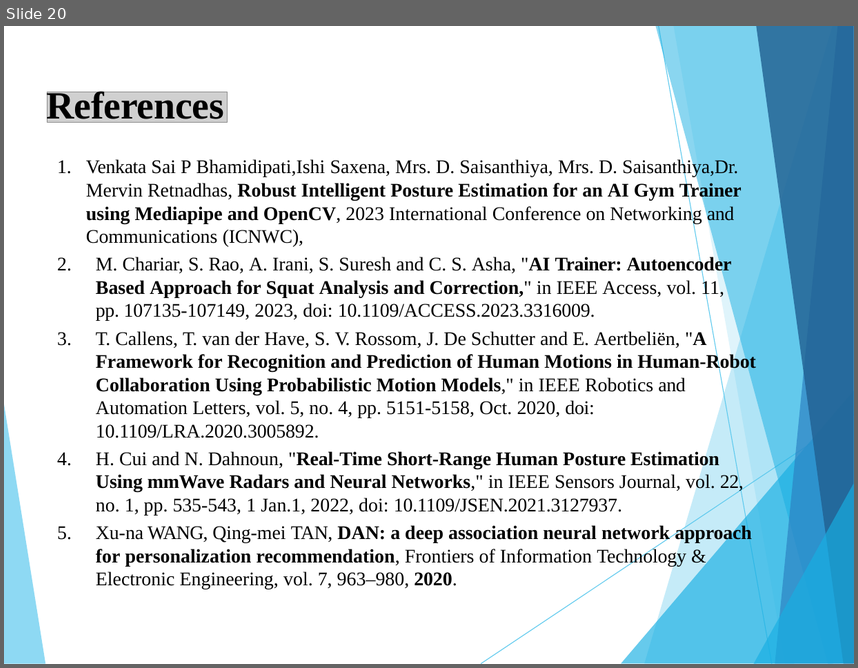
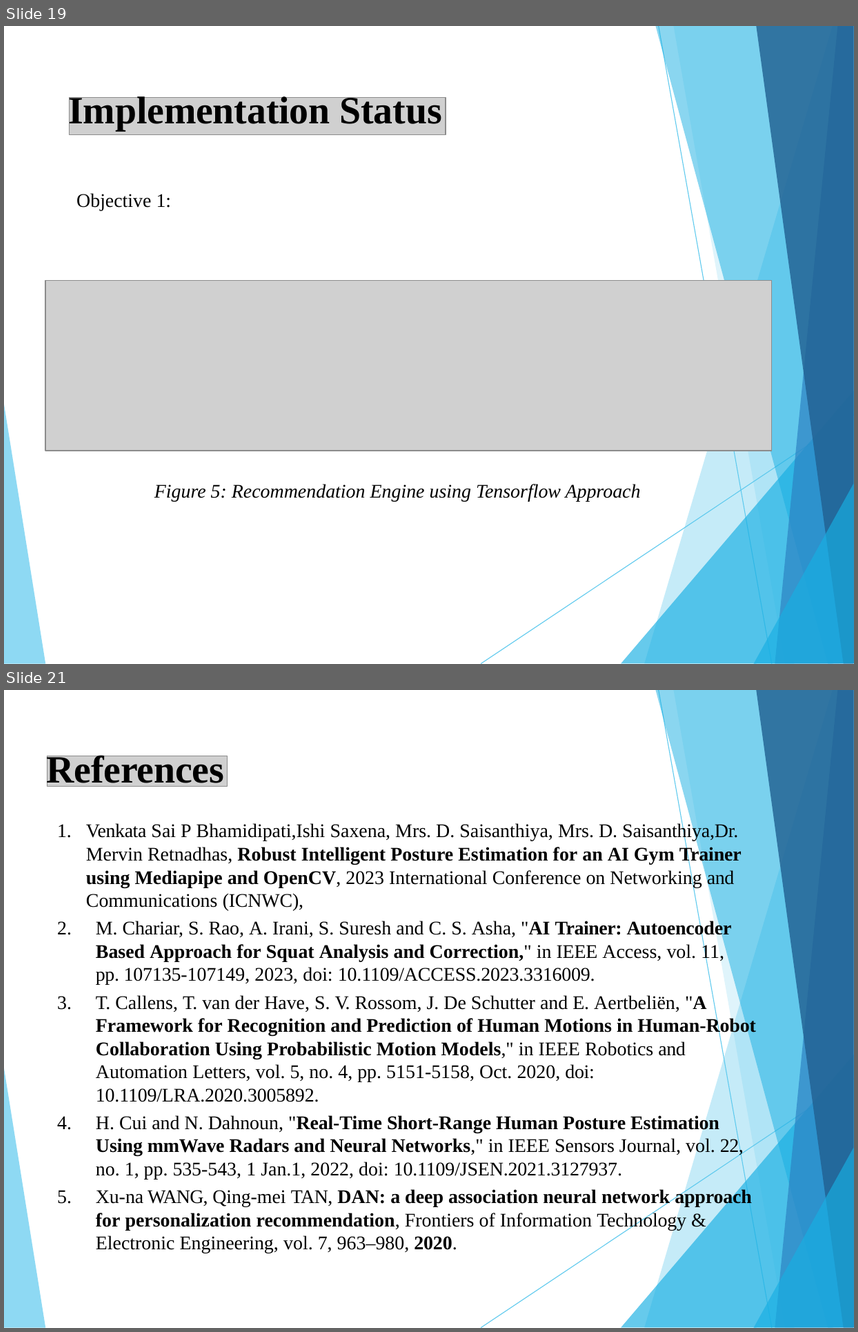
Before and after one commit to riyasawant193/AIFT, a slide deck: Documentation/Major Project Documents/Group 15 Major Project Review 1 Presentation.pptx. Shown one above the other, each under a label of ours: slide 20 before the commit, slides 19 and 21 after it; the slides between them are not shown. The pictures are 858x668 and 858x1332 pixels, drawn with LibreOffice and Linux fonts; fonts in the diff are those of the drawing; grey boxes stand for pictures. Boxes give left, top, right and bottom in pixels: in the first picture for what was removed or moved away, otherwise in the second. Text is boxed around its words. In the diff, an @@ line names an element or a change of style, - is before the commit and + after.

```diff
--- a/Documentation/Major Project Documents/Group 15 Major Project Review 1 Presentation.pptx
+++ b/Documentation/Major Project Documents/Group 15 Major Project Review 1 Presentation.pptx
@@ slide 19 added at (x1=4, y1=26, x2=854, y2=664), background #FFFFFF; not listed: 10 template elements that a slide beside it also shows @@
@@ title added at (x1=68, y1=94, x2=442, y2=131), 36 pt, text #000000, bold @@
+Implementation Status
@@ picture added at (x1=69, y1=98, x2=446, y2=134) @@
@@ text added at (x1=76, y1=193, x2=172, y2=211), 18 pt, text #000000 @@
+Objective 1:
@@ picture added at (x1=45, y1=281, x2=771, y2=450) @@
@@ text added at (x1=154, y1=483, x2=641, y2=501), 18 pt, text #000000, italic @@
+Figure 5: Recommendation Engine using Tensorflow Approach
@@ what was slide 20 is now slide 21 @@
```
Also in this commit, not shown: 4 slides changed, 2 other files.
